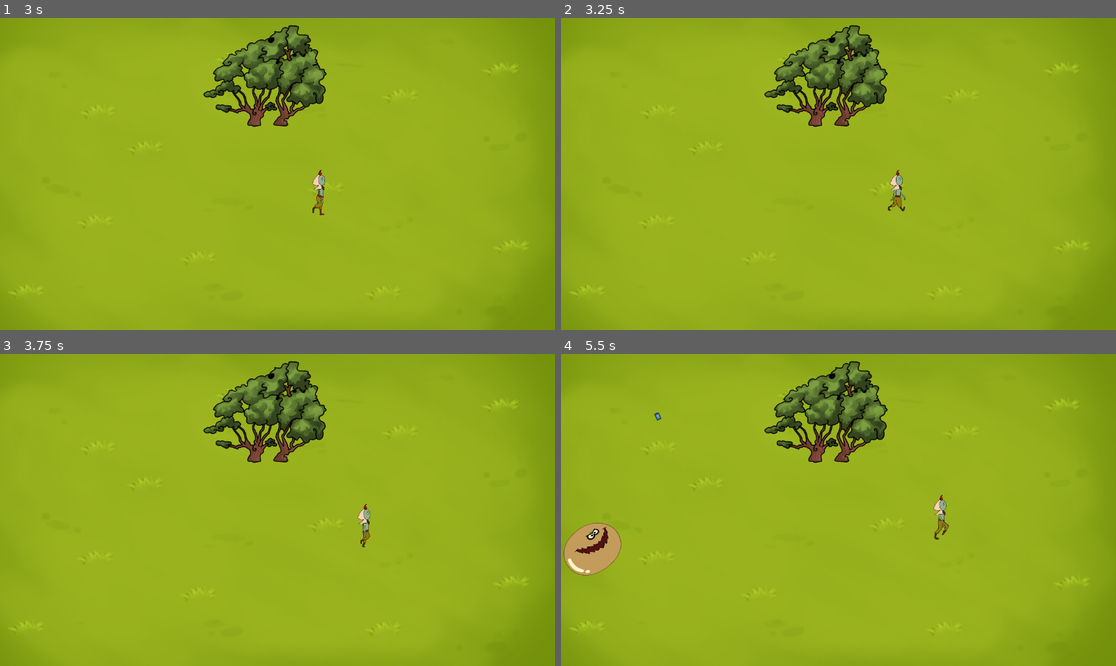
Above: before the commit, frames 1-4 (two rows, left to right).
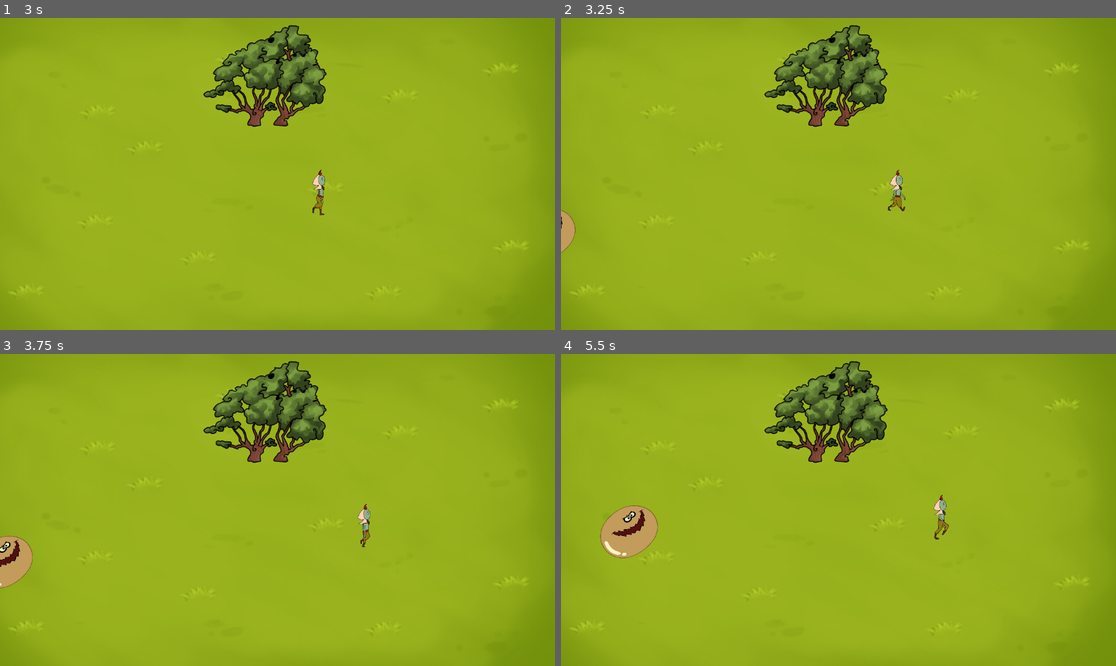
Above: after the commit, the same moments.

Repository: wmas516/SOFTENG700-Guardians-of-the-Forest
Game: Godot game, scene res://main/scenes/levels/defense/Defense.tscn
The game is run twice, just before and just after one commit, with the same random seed, the same clock (stepped at 60 frames per second) and the same inputs. This scene is started directly instead of the project's main scene. The engine's default icon, where the game draws it, is replaced by a stand-in: a white triangle on a blue panel in a dark square.
Inputs:
- Up to frame 1 (3 s): tap Enter at 0.5 s; hold D (Right) 0.53-2.03 s; tap C (Damage) at 0.6, 2.1 s; tap W (Up) at 0.77, 1.52 s; tap E (Heal) at 1.35, 2.85 s; hold A (Left) 2.03-2.78 s; hold D (Right) from 2.78 s (still down)
- Up to frame 2 (3.25 s): keep holding D (Right); tap W (Up) at 3.02 s
- Up to frame 3 (3.75 s): keep holding D (Right); tap C (Damage) at 3.6 s
- Up to frame 4 (5.5 s): tap W (Up) at 3.77, 4.52 s; release D (Right) at 4.28 s; hold A (Left) 4.28-5.03 s; tap E (Heal) at 4.35 s; hold D (Right) from 5.03 s (still down); tap C (Damage) at 5.1 s

Frame 1 is identical in both runs. In frame 2, 0.3% of the frame differs, in the area x 0-3%, y 61-76%; in frame 3, 0.8%; in frame 4, 2.3%, in the area x 0-19%, y 18-72%.

Commit message:
feat: Added wave system

Diff:
--- a/guardians-of-the-forrest/main/scenes/levels/defense/Defense.tscn
+++ b/guardians-of-the-forrest/main/scenes/levels/defense/Defense.tscn
@@ -94,6 +94,7 @@
 rotation = -0.74463886
 
 [node name="TextureRect" type="TextureRect" parent="Enemy/EnemyPath/Position" unique_id=435693938]
+visible = false
 offset_right = 10.3671875
 offset_bottom = 15.981812
 texture = ExtResource("10_1n74u")
@@ -102,7 +103,7 @@
 [node name="DamageTimer" type="Timer" parent="Enemy" unique_id=1082693588]
 
 [node name="SpawnTimer" type="Timer" parent="." unique_id=133030815]
-wait_time = 4.0
+wait_time = 3.0
 
 [node name="Left" type="Path2D" parent="." unique_id=326367309]
 curve = SubResource("Curve2D_a68iq")
--- a/guardians-of-the-forrest/main/scripts/src/main/defense/Enemy.gd
+++ b/guardians-of-the-forrest/main/scripts/src/main/defense/Enemy.gd
@@ -32,7 +32,9 @@
 				moveAlongPath()
 				position = follow.position
 
+		rangeRay.rotation_degrees = self.rotation_degrees
 		move_and_slide()
+
 	return
 
 
--- a/guardians-of-the-forrest/main/scripts/src/main/defense/Main.gd
+++ b/guardians-of-the-forrest/main/scripts/src/main/defense/Main.gd
@@ -2,9 +2,10 @@
 
 @export var waveEnemies = [1,2,4,6]
 @export var wave = 0
+@export var aliveEnemies = 0
 @export var enemy: CharacterBody2D
 @export var spawnTimer: Timer
-var enemies = []
+var enemies: Array[Node] = []
 @onready var leftFollow: PathFollow2D = $Left/Position
 @onready var rightFollow: PathFollow2D = $Right/Position
 @onready var bottomFollow: PathFollow2D = $Bottom/Position
@@ -12,8 +13,7 @@
 # Called when the node enters the scene tree for the first time.
 func _ready() -> void:
 	#enemy.setEnabled(true)
-	if (spawnTimer):
-		spawnTimer.start()
+	nextWave()
 	pass # Replace with function body.
 
 
@@ -23,24 +23,39 @@
 
 
 func _on_spawn_timer_timeout() -> void:
-	print("timeout")
-	spawn()
-	pass # Replace with function body.
+	if aliveEnemies > 0:
+		spawn()
+		aliveEnemies -= 1
+	else:
+		spawnTimer.stop()
+
+func nextWave():
+	spawnTimer.start()
+	if (wave < waveEnemies.size()):
+		aliveEnemies = waveEnemies[wave]
+		wave = wave + 1
+		print("Wave: ",wave)
+	else:
+		spawnTimer.stop()
+		print("Level Complete")
 
 
 func spawn():
 	if (enemy):
 		var newEnemy = enemy.duplicate()
 		var spawnPoint = randomSpawn()
-
 		add_child(newEnemy)
 		newEnemy.global_position = spawnPoint
 		if newEnemy.has_method("setPath"):
 			newEnemy.setPath(spawnPoint)
 		if newEnemy.has_method("setEnabled"):
 			newEnemy.setEnabled(true)
+		newEnemy.tree_exited.connect(func():
+			_on_enemy_tree_exited(newEnemy)
+		)
 		enemies.append(newEnemy)
-		print("cloned")
+		print("Alive:",enemies.size())
+		print("Remaining:",aliveEnemies)
 
 
 func randomSpawn() -> Vector2:
@@ -54,3 +69,12 @@
 		_:
 			bottomFollow.set_progress_ratio(randf())
 			return(bottomFollow.position)
+
+
+
+func _on_enemy_tree_exited(enemy_node: Node) -> void:
+	enemies.erase(enemy_node)
+	print("Alive:",enemies.size())
+	print("Remaining:",aliveEnemies)
+	if enemies.size() <= 0 && aliveEnemies <= 0:
+		nextWave()
